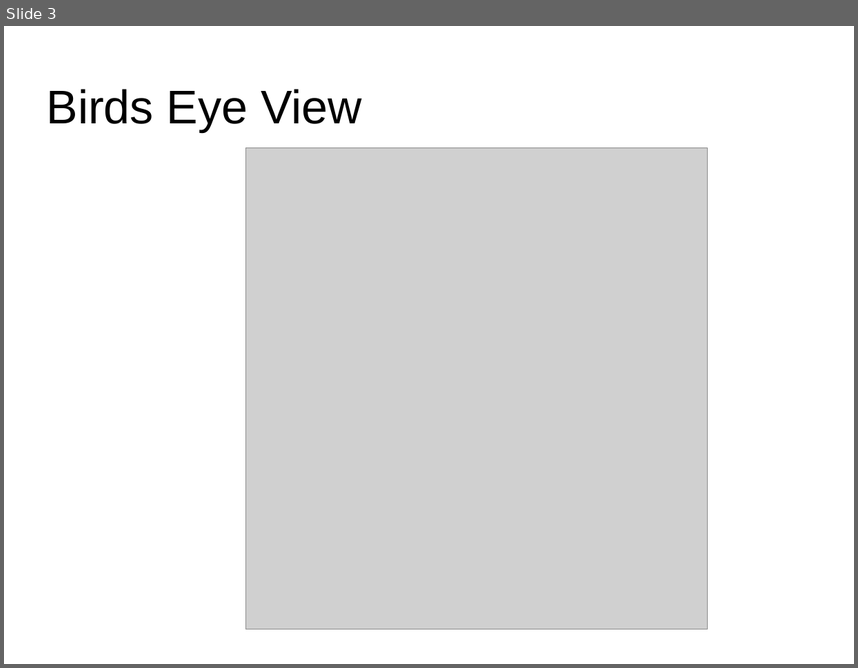
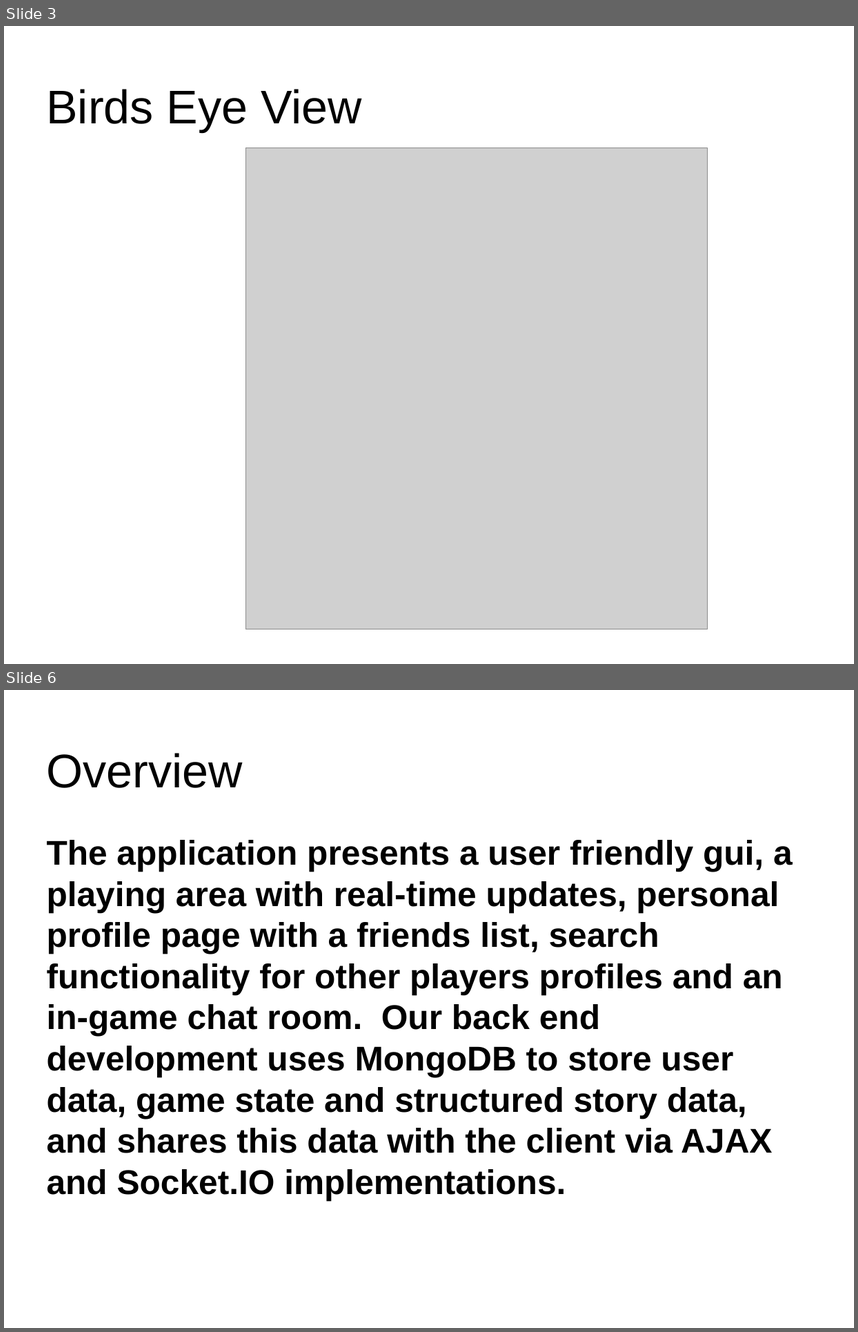
Before and after one commit to mturley/PhraseCards, a slide deck: docs/Final Submission/Final_show_1.pptx. Shown one above the other, each under a label of ours: slide 3 before the commit, slides 3 and 6 after it; the slides between them are not shown. The pictures are 858x668 and 858x1332 pixels, drawn with LibreOffice and Linux fonts; fonts in the diff are those of the drawing; grey boxes stand for pictures. Boxes give left, top, right and bottom in pixels: in the first picture for what was removed or moved away, otherwise in the second. Text is boxed around its words. In the diff, an @@ line names an element or a change of style, - is before the commit and + after.

```diff
--- a/docs/Final Submission/Final_show_1.pptx
+++ b/docs/Final Submission/Final_show_1.pptx
@@ slide 6 added at (x1=4, y1=690, x2=854, y2=1328), background #FFFFFF @@
@@ text added at (x1=47, y1=753, x2=243, y2=788), 44 pt, text #000000 @@
+Overview
@@ text added at (x1=47, y1=840, x2=793, y2=1201), 32 pt, text #000000, bold @@
+The application presents a user friendly gui, a playing area with real-time updates, personal profile page with a friends list, search functionality for other players profiles and an in-game chat room. Our back end development uses MongoDB to store user data, game state and structured story data, and shares this data with the client via AJAX and Socket.IO implementations.
```
Also in this commit, not shown: 3 slides changed, 2 other slides added, 1 slide removed.
